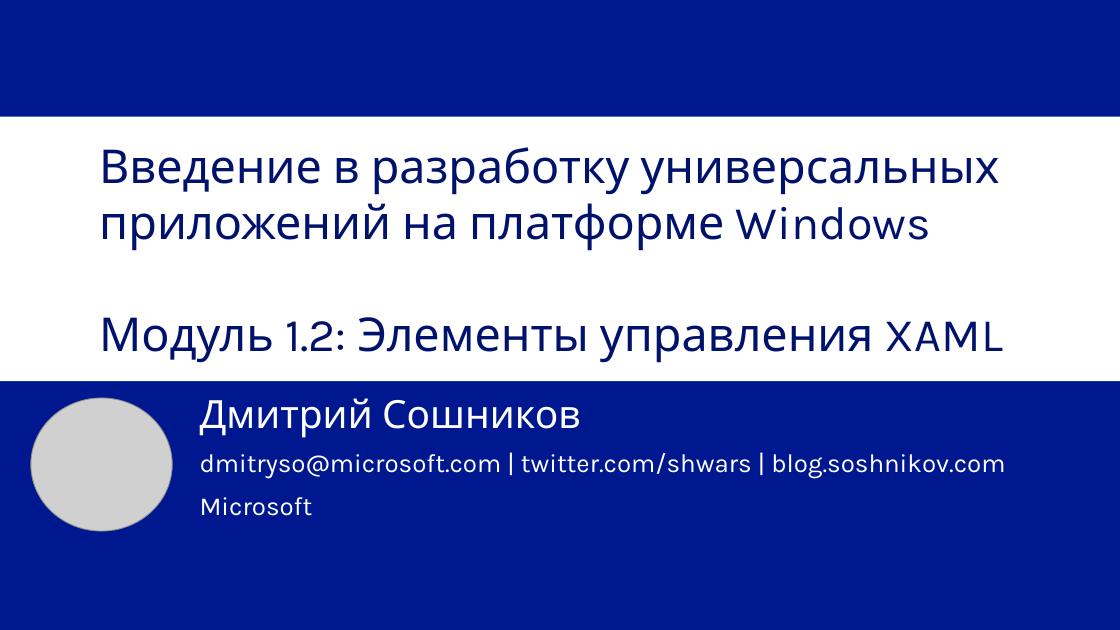
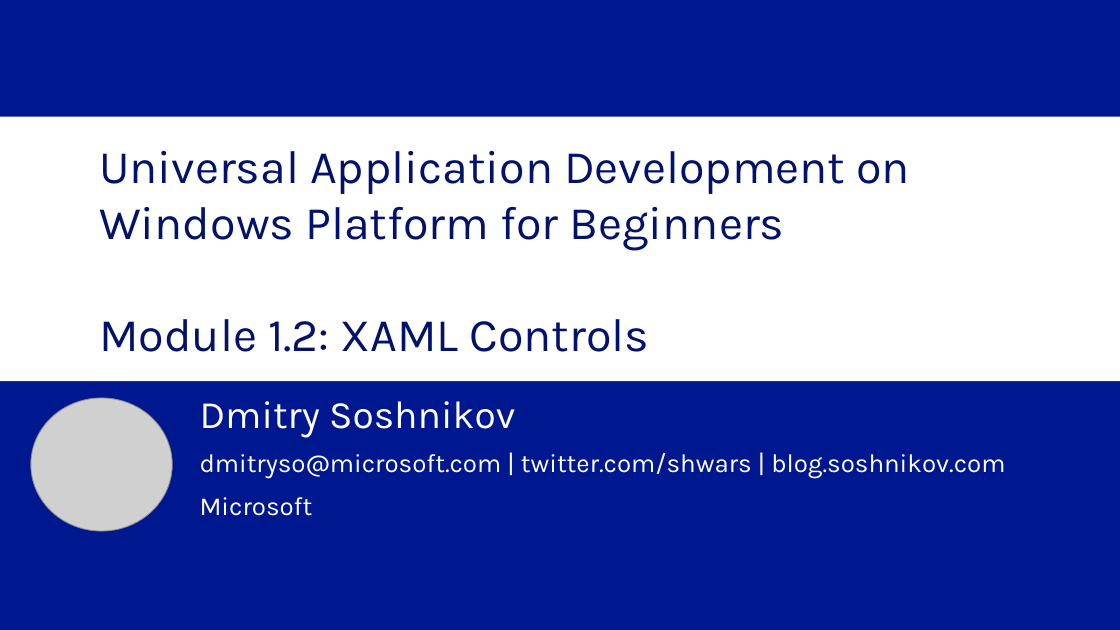
Before and after one commit to evangelism/Win10UWPCourse, a slide deck: slide 1 of 01. Introduction to UWP/1a. XAML Controls.pptx. Drawn at 1120x630 pixels with LibreOffice and Linux fonts; fonts in the diff are those of the drawing; grey boxes stand for pictures; background and template pictures are left out. Boxes give left, top, right and bottom in pixels: in the first picture for what was removed or moved away, otherwise in the second. Text is boxed around its words. In the diff, an @@ line names an element or a change of style, - is before the commit and + after.

Commit message:
Add english slides/labs for Modules 1-4

```diff
--- a/01. Introduction to UWP/1a. XAML Controls.pptx
+++ b/01. Introduction to UWP/1a. XAML Controls.pptx
@@ title at [99,151,910,352]: text changed @@
-Введение в разработку универсальных приложений на платформе Windows
-Модуль 1.2: Элементы управления XAML
+Universal Application Development on Windows Platform for Beginners
+Module 1.2: XAML Controls
@@ subtitle at [200,401,515,438]: text changed @@
-Дмитрий Сошников
+Dmitry Soshnikov
```
Also in this commit, not shown: 10 other slides changed, 1 slide added, 1 slide removed, 15 other files.
